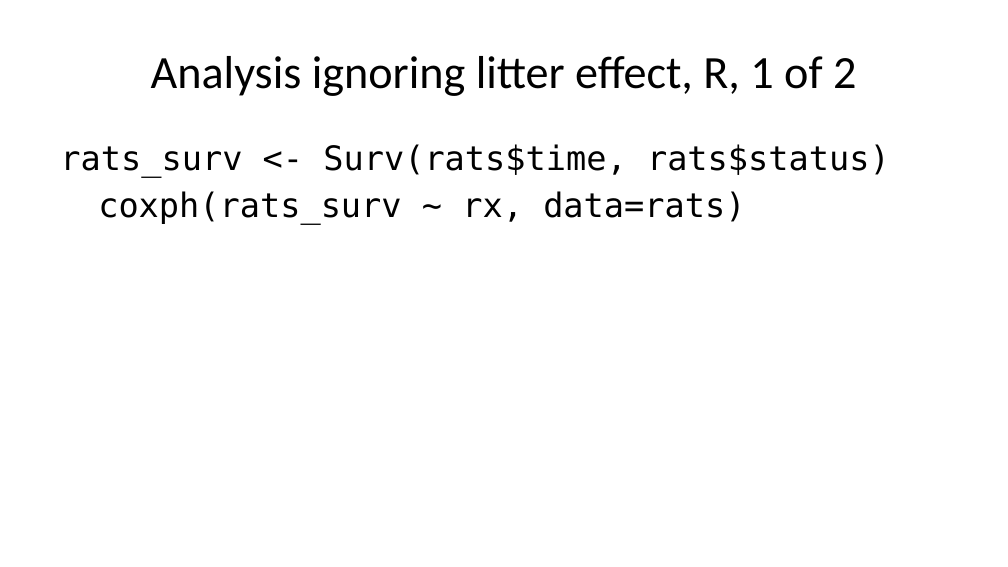
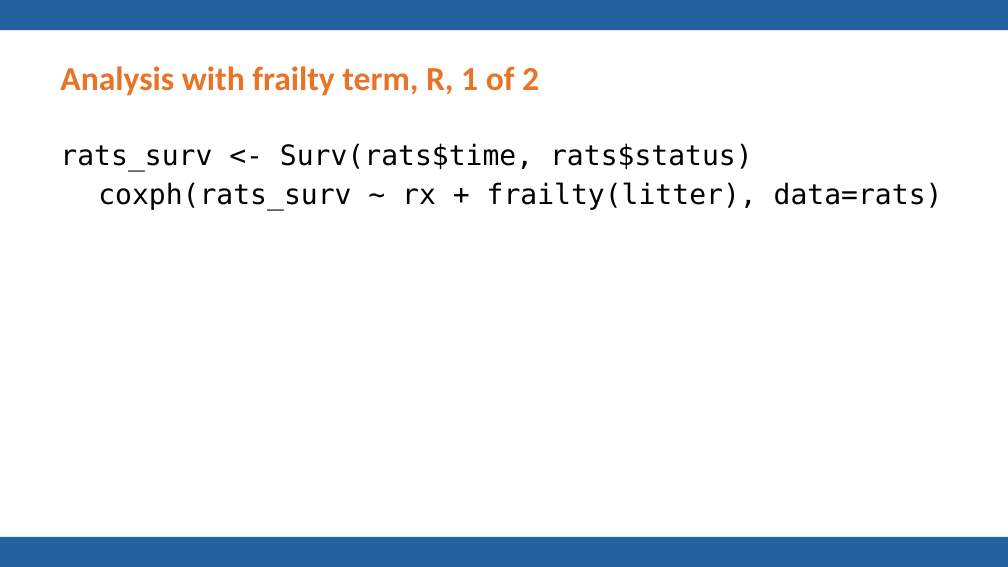
Before and after one commit to pmean/talks, a slide deck: slide 48 of frailty/frailty.pptx (slide 30 before the commit). Drawn at 1008x567 pixels with LibreOffice and Linux fonts; fonts in the diff are those of the drawing; background and template pictures are left out. Boxes give left, top, right and bottom in pixels: in the first picture for what was removed or moved away, otherwise in the second. Text is boxed around its words. In the diff, an @@ line names an element or a change of style, - is before the commit and + after.

Commit message:
Finalized frailty talk

```diff
--- a/frailty/frailty.pptx
+++ b/frailty/frailty.pptx
@@ rectangle added at (0, 0, 1008, 30), fill #2361A1 @@
@@ title at (60, 66, 539, 96): text changed; size 33 to 24 pt; text colour #000000 to #E87427; bold on @@
-Analysis ignoring litter effect, R, 1 of 2
+Analysis with frailty term, R, 1 of 2
@@ text at (60, 143, 943, 211): text changed; size 24 to 20 pt @@
-rats_surv <- Surv(rats$time, rats$status)
-coxph(rats_surv ~ rx, data=rats)
+rats_surv <- Surv(rats$time, rats$status)
+coxph(rats_surv ~ rx + frailty(litter), data=rats)
@@ rectangle added at (0, 537, 1008, 567), fill #2361A1 @@
```
Also in this commit, not shown: 48 other slides changed, 6 slides added, 1 slide removed, 2 other files.
